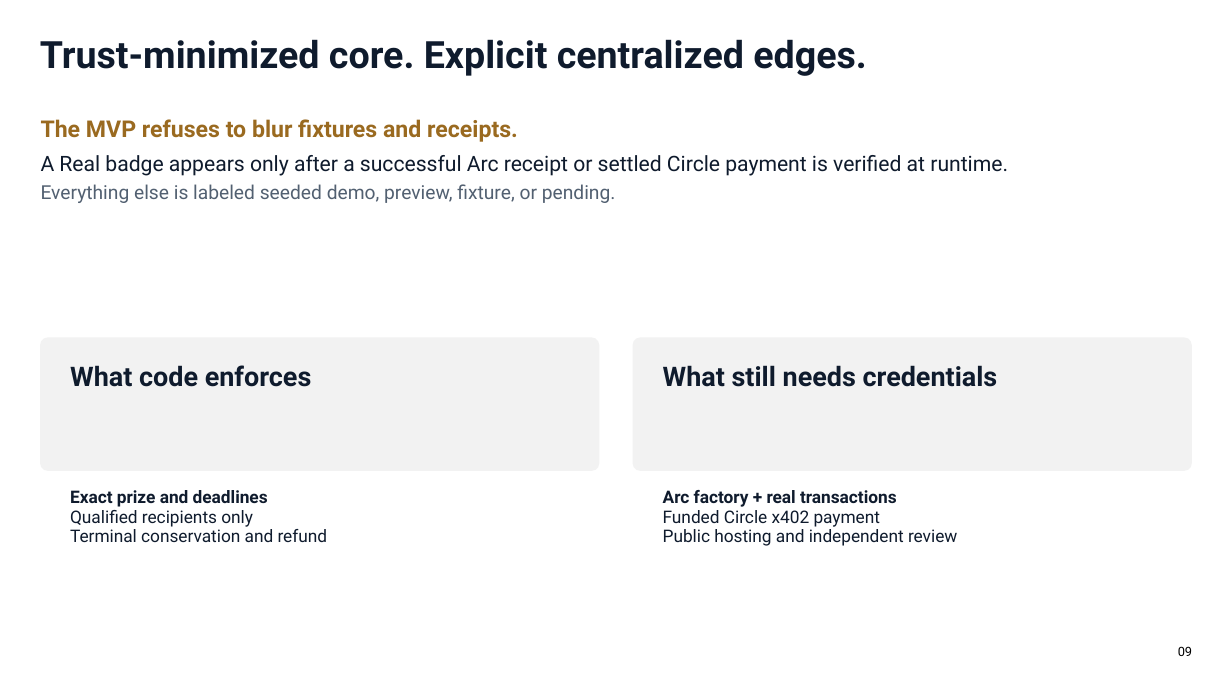
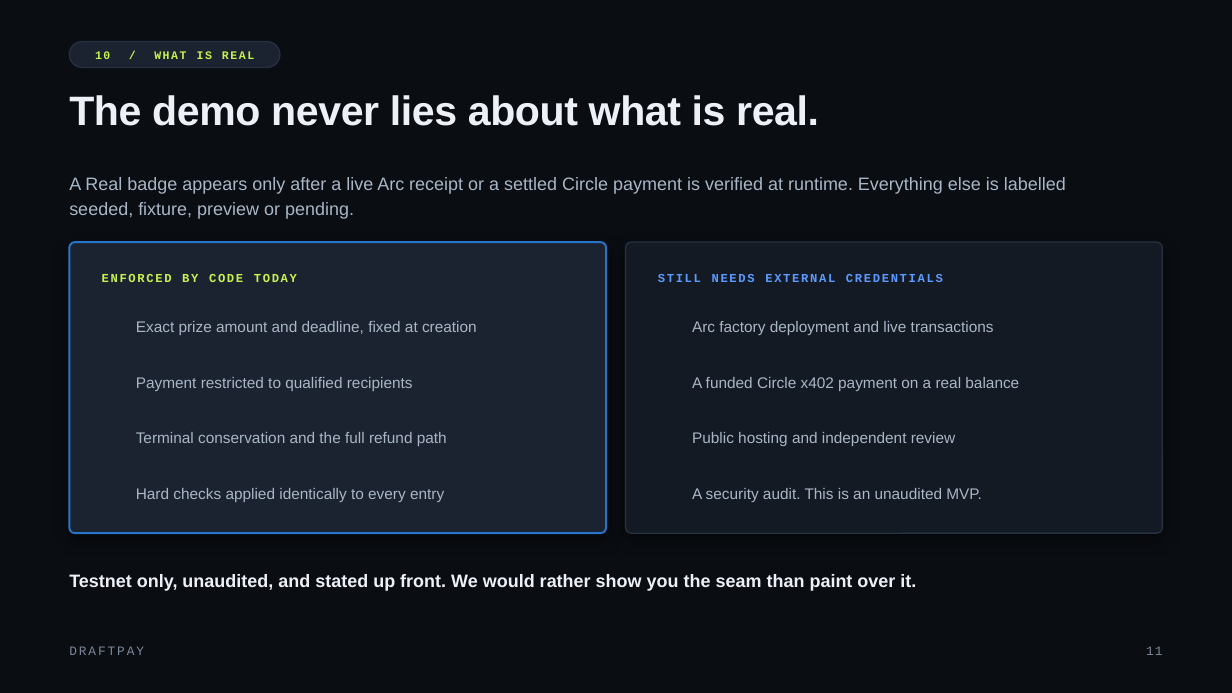
Before and after one commit to openai-lover/DraftPay, a slide deck: slide 11 of docs/DraftPay-Hackathon-Pitch.pptx (slide 9 before the commit). Drawn at 1232x693 pixels with LibreOffice and Linux fonts; fonts in the diff are those of the drawing; background and template pictures are left out. Boxes give left, top, right and bottom in pixels: in the first picture for what was removed or moved away, otherwise in the second. Text is boxed around its words. In the diff, an @@ line names an element or a change of style, - is before the commit and + after.

```diff
--- a/docs/DraftPay-Hackathon-Pitch.pptx
+++ b/docs/DraftPay-Hackathon-Pitch.pptx
@@ background #FFFFFF to #0A0D12 @@
@@ text removed at box(40, 39, 867, 76) @@
-Trust-minimized core. Explicit centralized edges.
@@ rounded rectangle added at box(69, 42, 280, 67), fill #1B2330, outline #273140 1 pt @@
@@ text added at box(95, 51, 254, 59), 9 pt, text #C6F24E, bold @@
+10 / WHAT IS REAL
@@ text added at box(69, 95, 819, 126), 32 pt, text #EDF1F7, bold @@
+The demo never lies about what is real.
@@ text at box(69, 177, 1066, 219): text changed; size 16.5 to 14 pt; font Roboto to Arial; text colour #0F1B2D to #A9B6C6 @@
-The MVP refuses to blur fixtures and receipts.
-A Real badge appears only after a successful Arc receipt or settled Circle payment is verified at runtime.
-Everything else is labeled seeded demo, preview, fixture, or pending.
+A Real badge appears only after a live Arc receipt or a settled Circle payment is verified at runtime. Everything else is labelled seeded, fixture, preview or pending.
@@ rounded rectangle: place and size @@
-rounded rectangle at box(40, 337, 599, 470)
+rounded rectangle at box(69, 242, 606, 533)
@@ rounded rectangle at box(69, 242, 606, 533): fill #F2F2F2 to #1B2330; outline none to #2775CA 1.5 pt; shadow on; proportions changed @@
@@ rounded rectangle: place and size @@
-rounded rectangle at box(633, 337, 1192, 470)
+rounded rectangle at box(626, 242, 1163, 533)
@@ rounded rectangle at box(626, 242, 1163, 533): fill #F2F2F2 to #141A24; outline none to #273140 1 pt; shadow on; proportions changed @@
@@ text "STILL NEEDS EXTERNAL CREDENTIALS" at box(658, 274, 943, 282): vertical alignment top to middle @@
@@ text added at box(102, 274, 297, 282), 9.5 pt, text #C6F24E, bold @@
+ENFORCED BY CODE TODAY
@@ text at box(658, 274, 943, 282): text changed; size 21 to 9.5 pt; font Roboto to Courier New; text colour #0F1B2D to #5B9BFF @@
-What still needs credentials
+STILL NEEDS EXTERNAL CREDENTIALS
@@ text added at box(136, 321, 477, 335), 12 pt, text #A9B6C6 @@
+Exact prize amount and deadline, fixed at creation
@@ text added at box(692, 321, 994, 335), 12 pt, text #A9B6C6 @@
+Arc factory deployment and live transactions
@@ text removed at box(70, 365, 312, 387) @@
-What code enforces
@@ text added at box(136, 377, 413, 391), 12 pt, text #A9B6C6 @@
+Payment restricted to qualified recipients
@@ text added at box(692, 377, 1019, 391), 12 pt, text #A9B6C6 @@
+A funded Circle x402 payment on a real balance
@@ text "Public hosting and independent review": place and size @@
-text "Public hosting and independent review" at box(663, 490, 957, 546)
+text "Public hosting and independent review" at box(692, 432, 955, 446)
@@ text "Public hosting and independent review" at box(692, 432, 955, 446): size 13.5 to 12 pt, font Roboto to Arial, text colour #0F1B2D to #A9B6C6; line spacing 0.94 to 15pt; vertical alignment top to middle @@
@@ text added at box(136, 432, 447, 446), 12 pt, text #A9B6C6 @@
+Terminal conservation and the full refund path
@@ text removed at box(70, 490, 328, 542) @@
-Exact prize and deadlines
-Qualified recipients only
-Terminal conservation and refund
@@ text added at box(136, 488, 444, 502), 12 pt, text #A9B6C6 @@
+Hard checks applied identically to every entry
@@ text at box(663, 490, 897, 527): paragraphs removed @@
-Arc factory + real transactions
-Funded Circle x402 payment
@@ text added at box(692, 488, 982, 502), 12 pt, text #A9B6C6 @@
+A security audit. This is an unaudited MVP.
@@ text added at box(69, 574, 916, 591), 14 pt, text #EDF1F7, bold @@
+Testnet only, unaudited, and stated up front. We would rather show you the seam than paint over it.
@@ text added at box(69, 646, 144, 655), 10 pt, text #7C8899 @@
+DRAFTPAY
@@ text added at box(1146, 646, 1163, 655), 10 pt, text #7C8899 @@
+11
@@ text removed at box(1178, 646, 1192, 656) @@
-09
```
Also in this commit, not shown: 1 other slide changed, 11 slides added, 8 slides removed, 22 other files.
